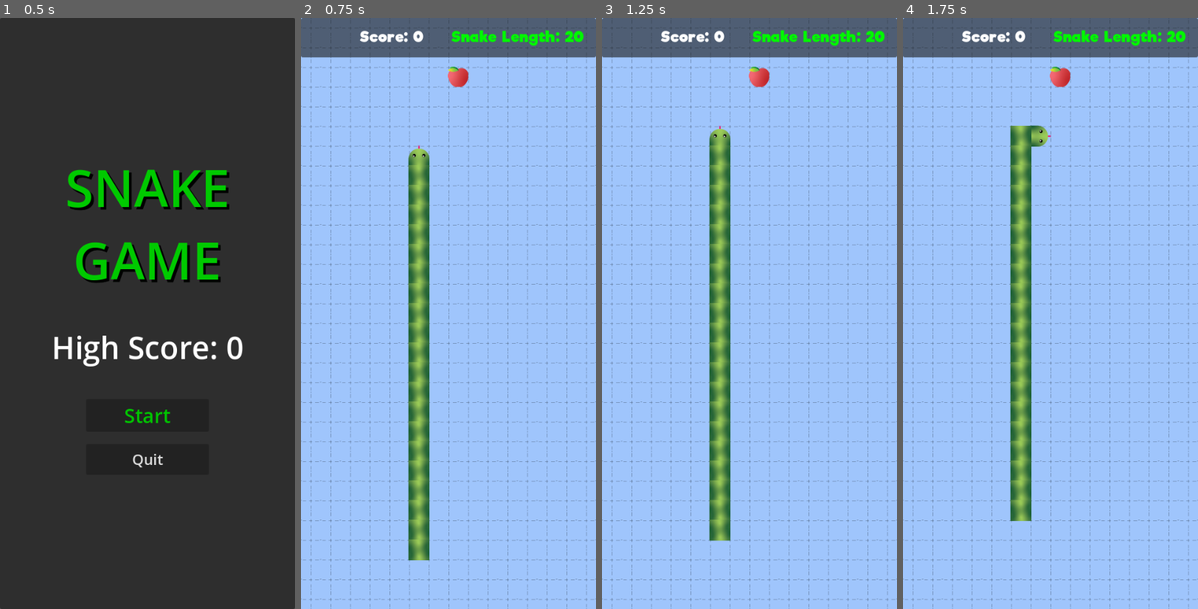
Above: before the commit, frames 1-4 (left to right).
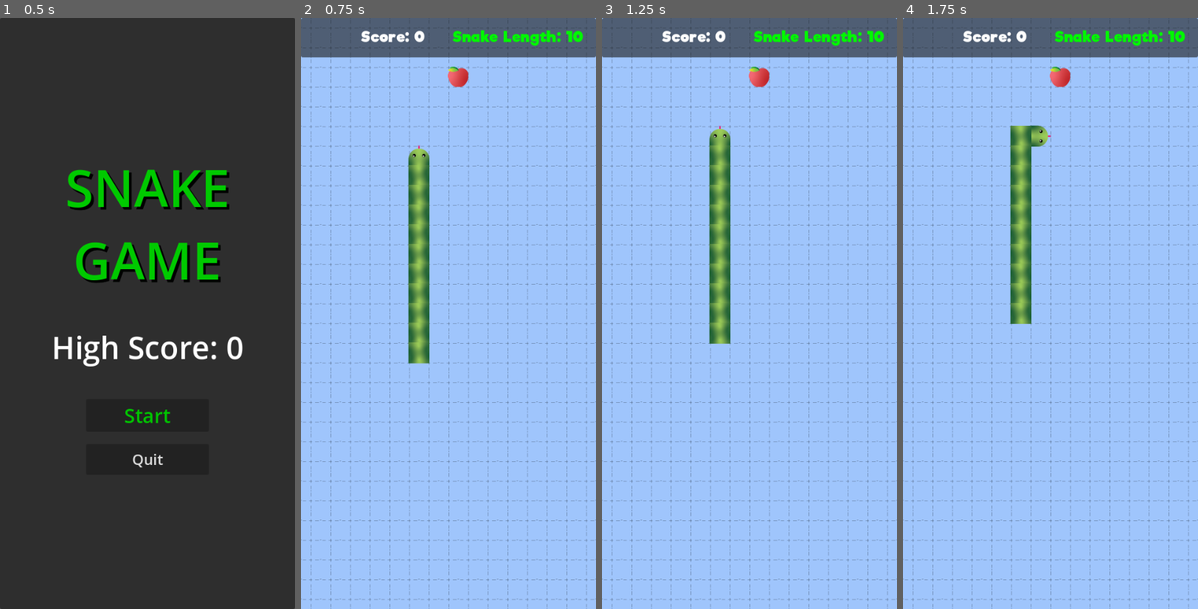
Above: after the commit, the same moments.

Repository: house-of-the-badger/ekanS
Game: Godot game, scene res://menus/start_screen.tscn
The game is run twice, just before and just after one commit, with the same random seed, the same clock (stepped at 60 frames per second) and the same inputs.
Inputs:
- Up to frame 1 (0.5 s): no input
- Up to frame 2 (0.75 s): click "Start" at 0.5 s
- Up to frame 3 (1.25 s): no input
- Up to frame 4 (1.75 s): hold Right (ui_right) from 1.28 s (still down)

Frame 1 is identical in both runs. In frame 2, 3.0% of the frame differs, in the area x 20-96%, y 2-92%; in frame 3, 3.0%, in the area x 20-96%, y 2-89%; in frame 4, 3.0%.

Commit message:
creates a basic levels database, and implements the logic to change game mechancis as levels change

Diff:
--- a/autoloads/global.gd
+++ b/autoloads/global.gd
@@ -4,7 +4,12 @@
 
 var save_data:SaveData
 
-var starting_snake_length = 20
+var counter = 0
+
+var current_level = "level1"
+var starting_snake_length = Levels.Database[current_level].starting_length
+
 
 func _ready():
 	save_data = SaveData.load_or_create()
+	print(Levels.Database[current_level])
--- /dev/null
+++ b/data/levels.gd
@@ -0,0 +1,20 @@
+class_name Levels
+
+const Database = {
+	"level1": {
+		"speed": 2000,
+		"starting_length": 10,
+	},
+	"level2": {
+		"speed": 5000,
+		"starting_length": 20
+	},
+	"level3": {
+		"speed": 7000,
+		"starting_length": 30
+	},
+	"level4": {
+		"speed": 8000,
+		"starting_length": 5
+	},
+}
--- a/gameplay/gameplay.gd
+++ b/gameplay/gameplay.gd
@@ -96,10 +96,12 @@
 		detach_tail()
 		speed += 300
 	if(snake_parts.size() <= 1): # waiting for win scene
+		Global.current_level = "level" + str(int(Global.current_level) + 1)
 		if not gameover_menu:
 			gameover_menu = gameover_scene.instantiate() as GameOver
 			add_child(gameover_menu)
 			gameover_menu.set_score(score)
+
 
 func _on_food_eaten():
 	detach_tail()
--- a/gameplay/spawner.gd
+++ b/gameplay/spawner.gd
@@ -33,7 +33,8 @@
 
 func spawn_tail(pos:Vector2):
 	var head_position = head.position
-	for i in Global.starting_snake_length:
+	print(Global.starting_snake_length)
+	for i in Levels.Database[Global.current_level].starting_length:
 		var tail:Tail = tail_scene.instantiate() as Tail
 		tail.position = pos + Vector2(head_position.x, (i + 9) * Global.CELL_SIZE)
 		get_parent().add_child(tail)
